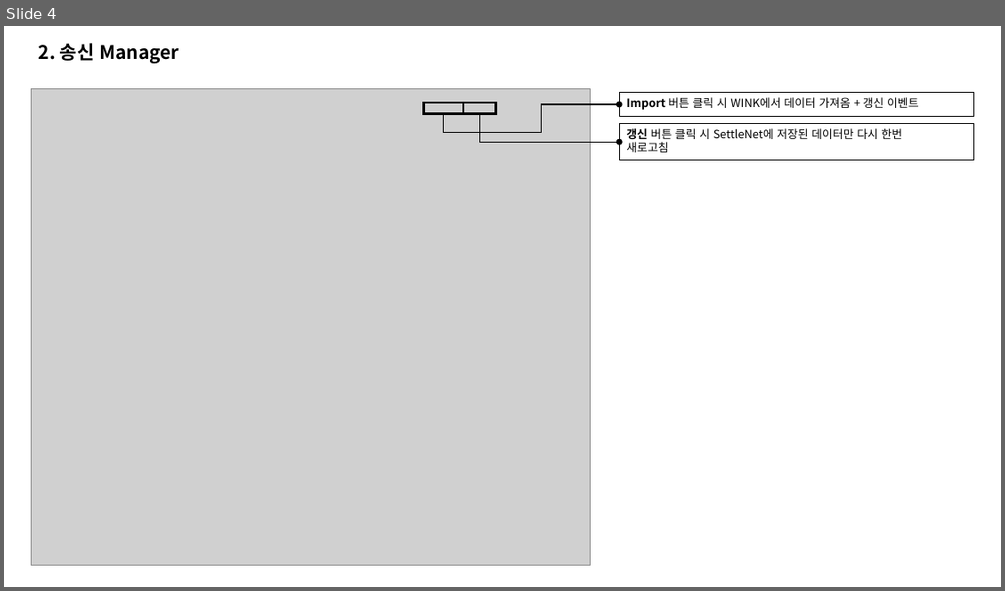
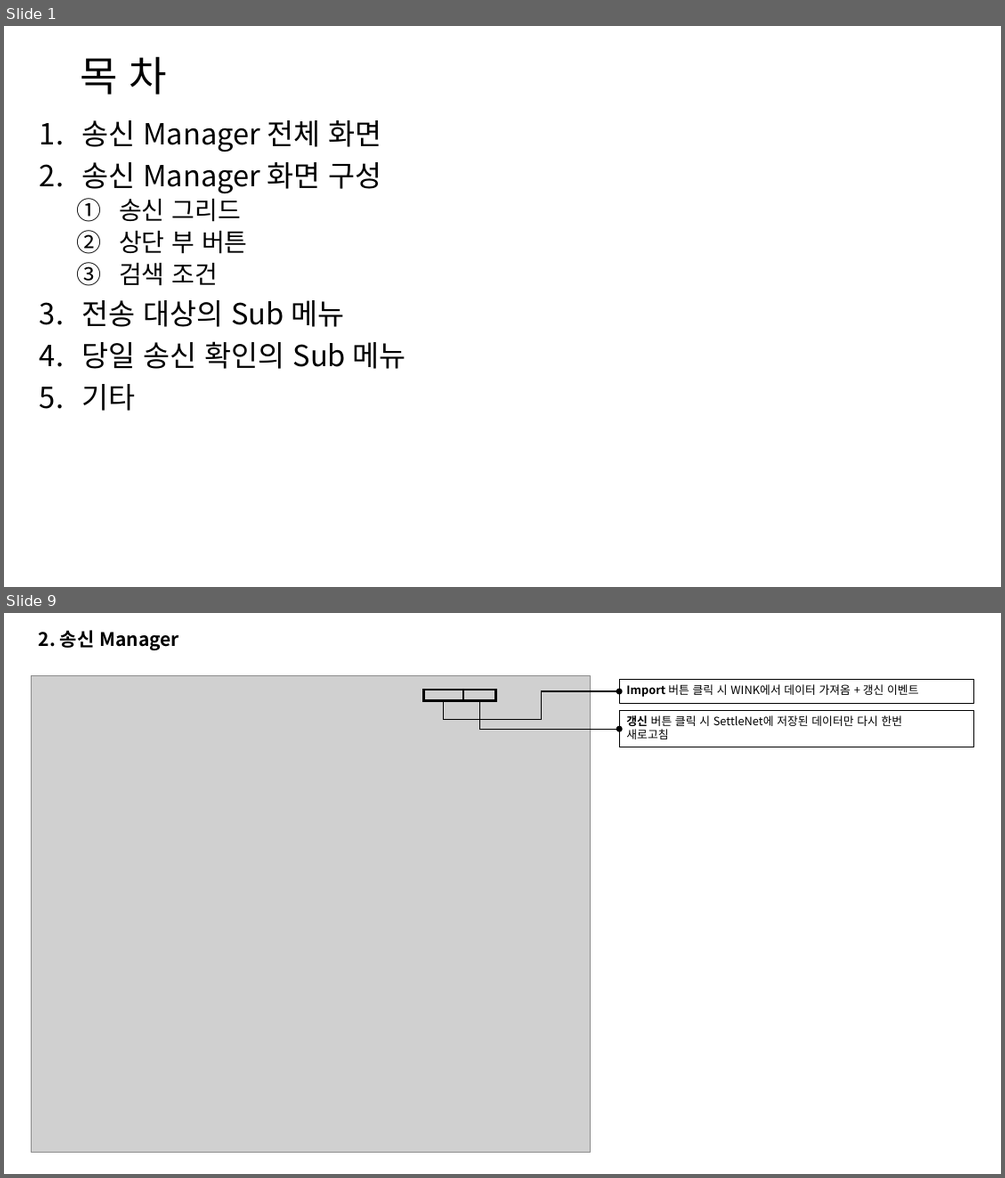
Before and after one commit to jungsoolee/HankookFI, a slide deck: 한투 금상 8801 송신 Manager Client Manual.pptx. Shown one above the other, each under a label of ours: slide 4 before the commit, slides 1 and 9 after it; the slides between them are not shown. The pictures are 1005x591 and 1005x1178 pixels, drawn with LibreOffice and Linux fonts; fonts in the diff are those of the drawing; grey boxes stand for pictures. Boxes give left, top, right and bottom in pixels: in the first picture for what was removed or moved away, otherwise in the second. Text is boxed around its words. In the diff, an @@ line names an element or a change of style, - is before the commit and + after.

```diff
--- a/한투 금상 8801 송신 Manager Client Manual.pptx
+++ b/한투 금상 8801 송신 Manager Client Manual.pptx
@@ slide 1 added at (4,26,1001,587), background #FFFFFF @@
@@ title added at (80,56,168,95), 39.6 pt, text #000000 @@
+목 차
@@ text added at (81,120,405,410), 28 pt, text #000000 @@
+1. 송신 Manager 전체 화면
+2. 송신 Manager 화면 구성
+  1. 송신 그리드
+  2. 상단 부 버튼
+  3. 검색 조건
+3. 전송 대상의 Sub 메뉴
+4. 당일 송신 확인의 Sub 메뉴
+5. 기타
@@ what was slide 4 is now slide 9 @@
```
Also in this commit, not shown: 3 slides changed, 4 other slides added, 1 slide removed, 9 other files.
